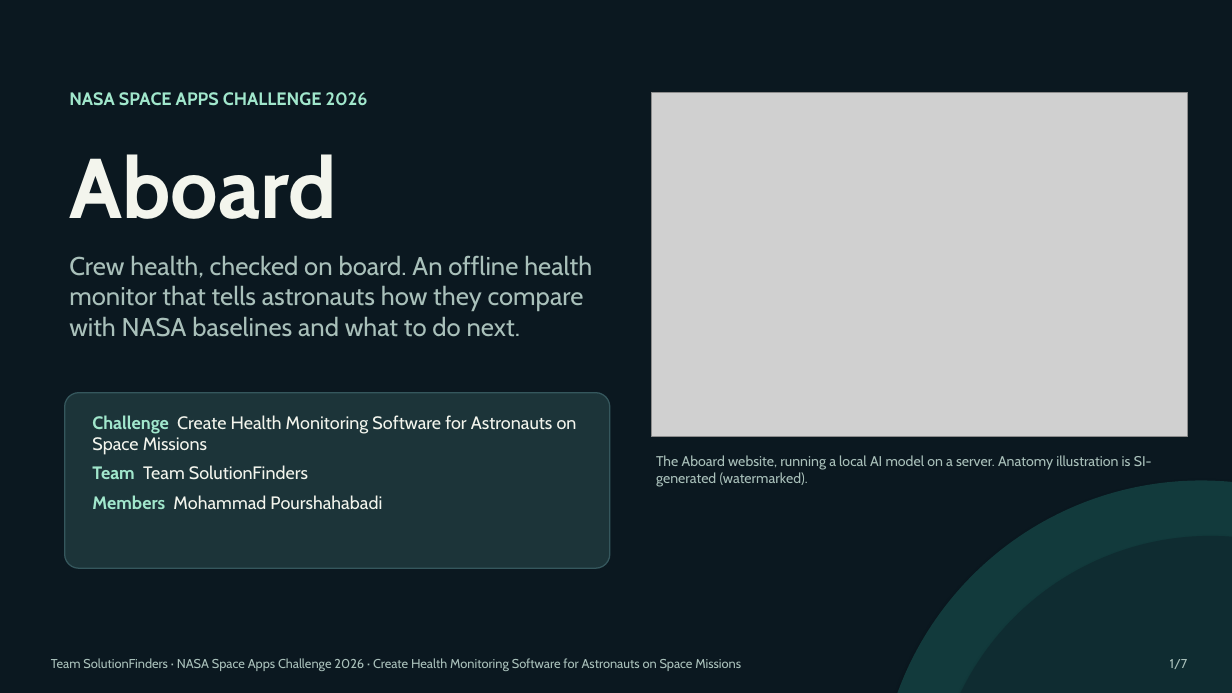
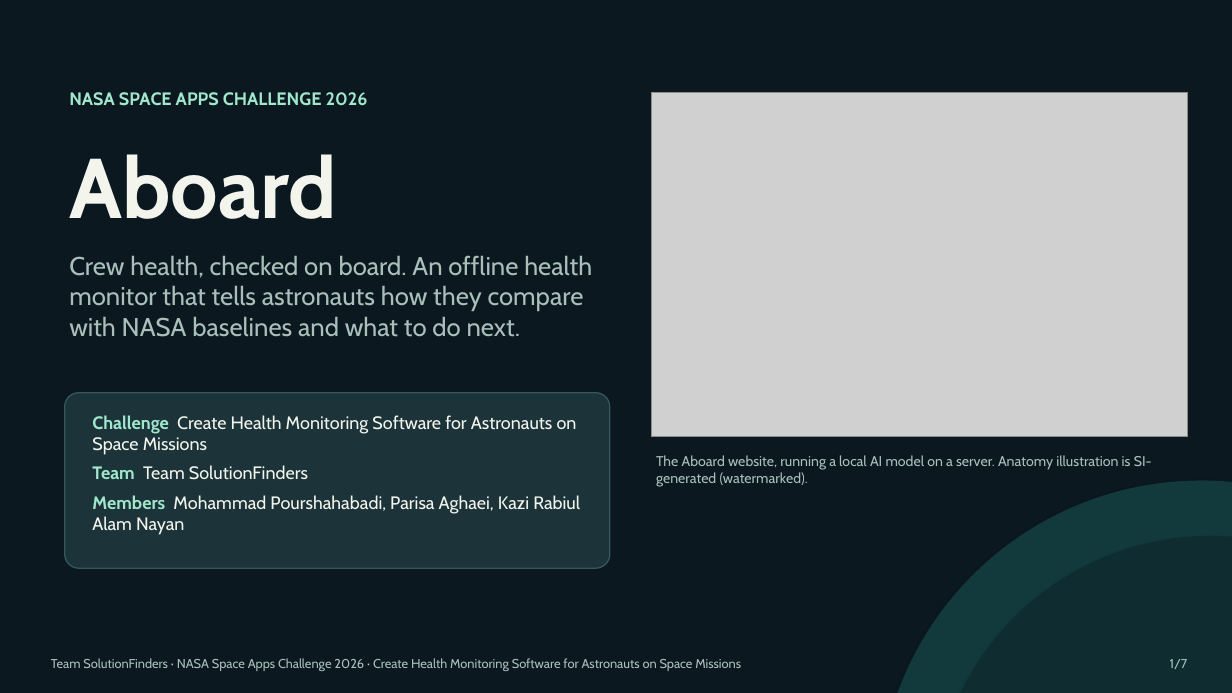
Before and after one commit to MohammadPourshahabadi/NasaHackaton, a slide deck: slide 1 of presentation/Aboard-Demo.pptx. Drawn at 1232x693 pixels with LibreOffice and Linux fonts; fonts in the diff are those of the drawing; grey boxes stand for pictures. Boxes give left, top, right and bottom in pixels: in the first picture for what was removed or moved away, otherwise in the second. Text is boxed around its words. In the diff, an @@ line names an element or a change of style, - is before the commit and + after.

```diff
--- a/presentation/Aboard-Demo.pptx
+++ b/presentation/Aboard-Demo.pptx
@@ text at [92,495,580,535]: text changed @@
-Members Mohammad Pourshahabadi
+Members Mohammad Pourshahabadi, Parisa Aghaei, Kazi Rabiul Alam Nayan
```
Also in this commit, not shown: 1 other file.
